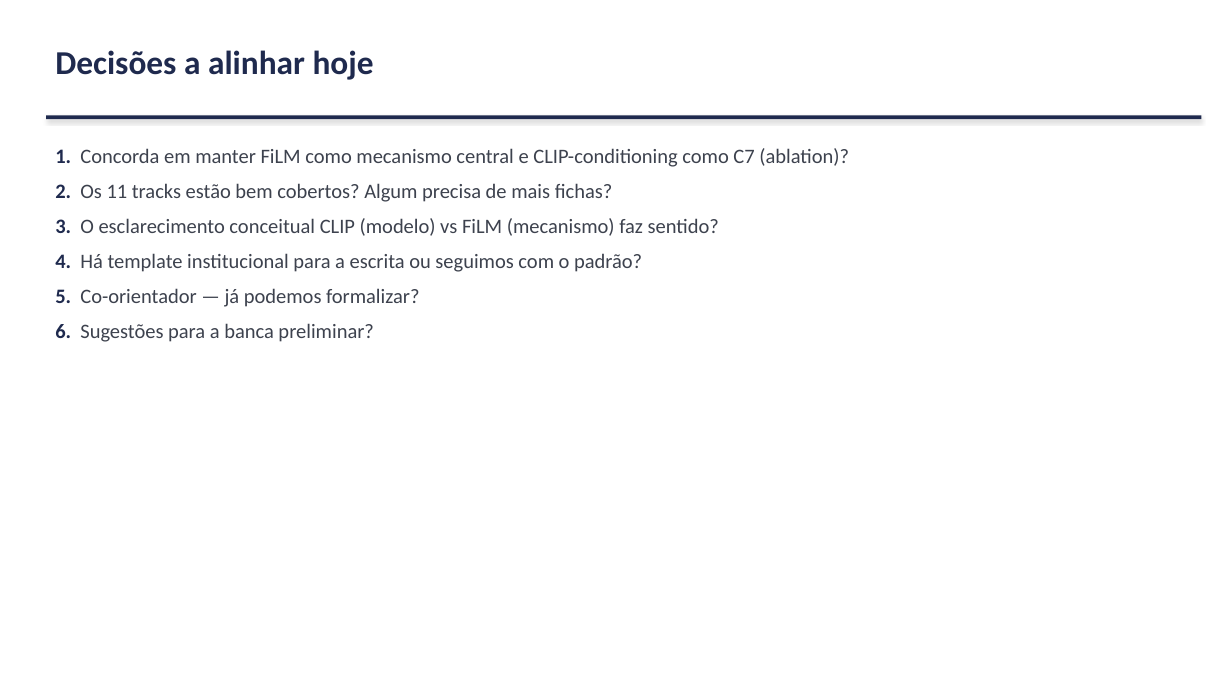
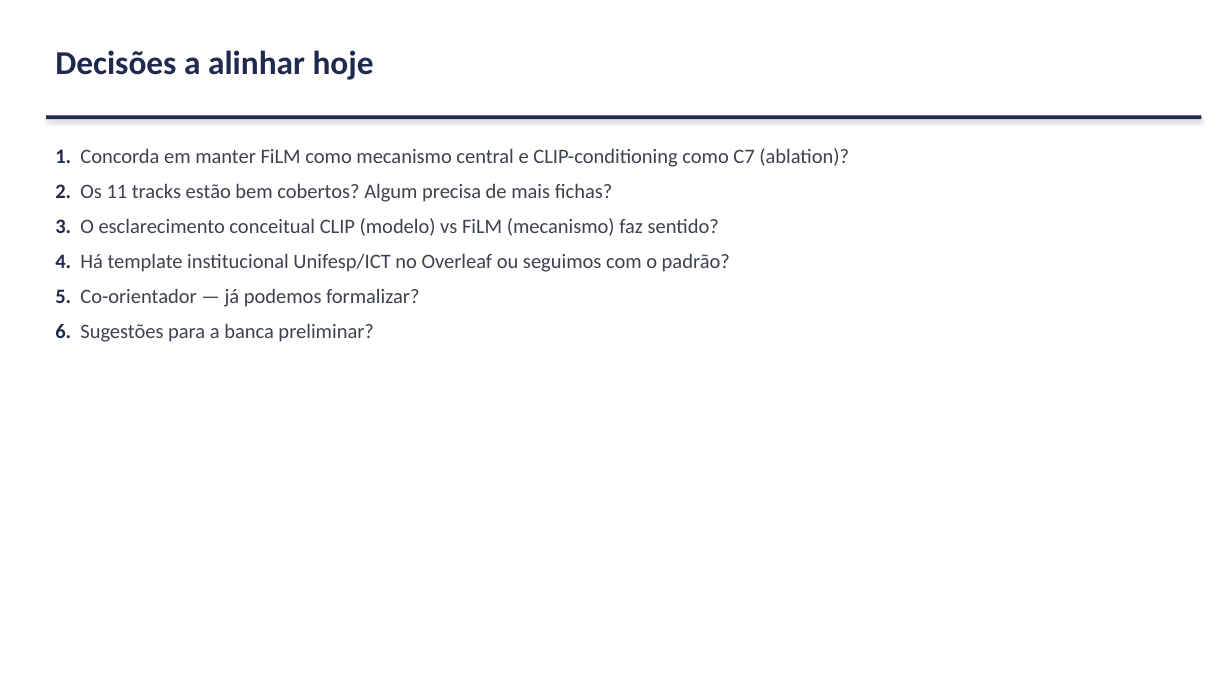
Before and after one commit to marcellozzetti/Facial-Recognition-Models-Mitigating-Bias, a slide deck: slide 22 of docs/ativo/material_reuniao_orientador_2026-06-15.pptx. Drawn at 1232x693 pixels with LibreOffice and Linux fonts; fonts in the diff are those of the drawing. Boxes give left, top, right and bottom in pixels: in the first picture for what was removed or moved away, otherwise in the second. Text is boxed around its words. In the diff, an @@ line names an element or a change of style, - is before the commit and + after.

```diff
--- a/docs/ativo/material_reuniao_orientador_2026-06-15.pptx
+++ b/docs/ativo/material_reuniao_orientador_2026-06-15.pptx
@@ text at bbox=[55, 253, 730, 272]: text changed @@
-4. Há template institucional para a escrita ou seguimos com o padrão?
+4. Há template institucional Unifesp/ICT no Overleaf ou seguimos com o padrão?
```
Also in this commit, not shown: 2 other slides changed, 1 other file.
